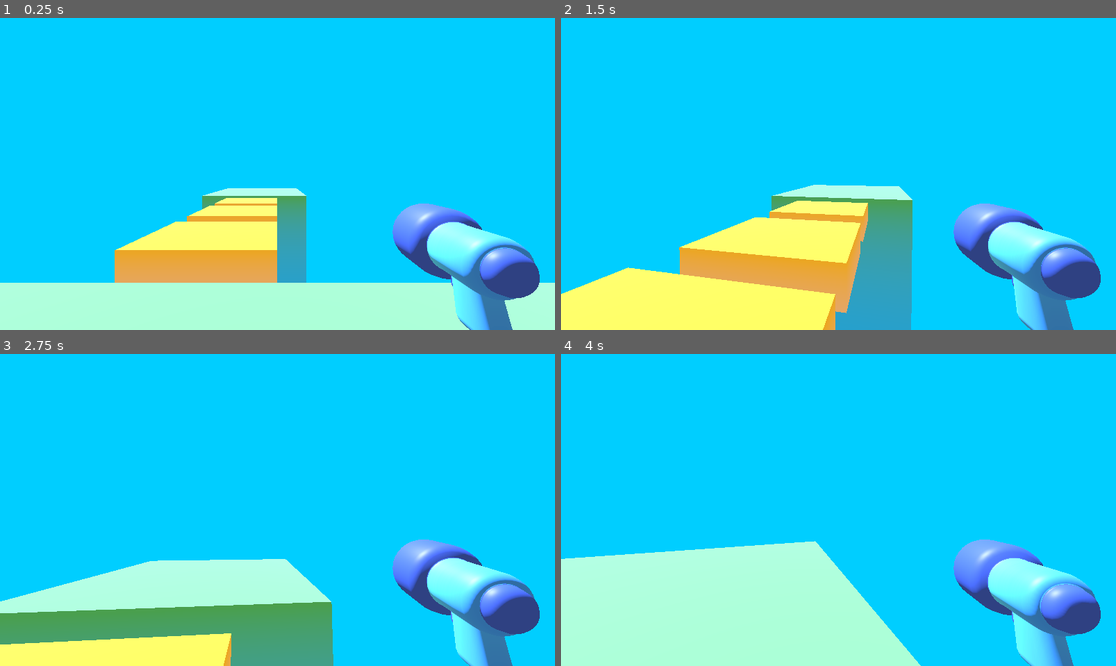
Above: before the commit, frames 1-4 (two rows, left to right).
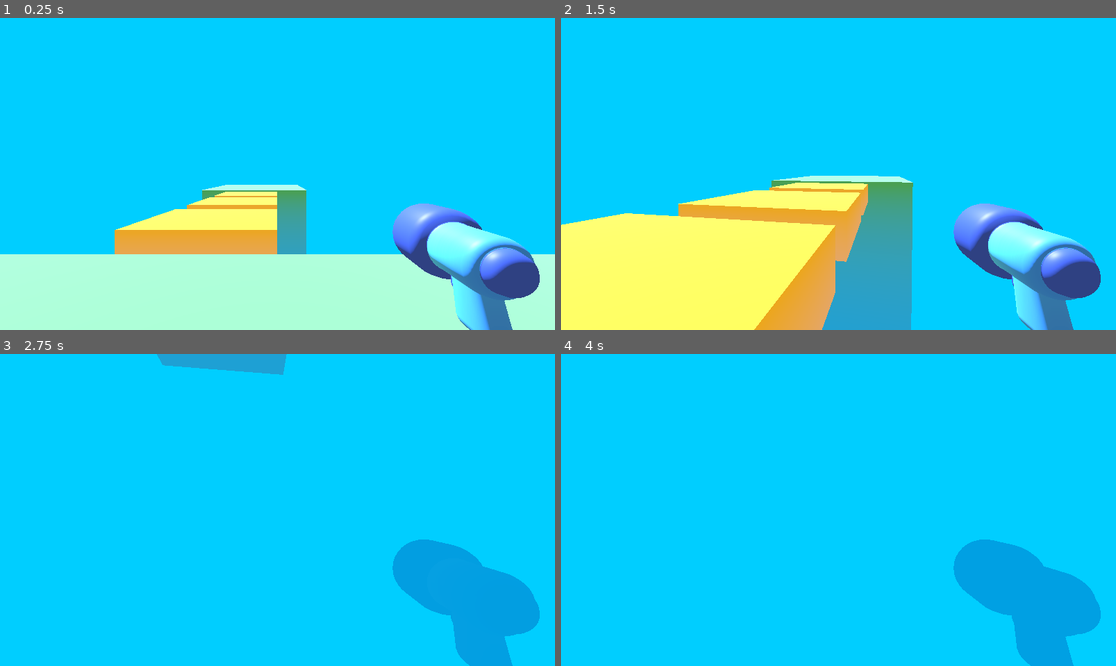
Above: after the commit, the same moments.

Repository: Vibhab-T/3D-Arena-Royale
Game: Godot game, scene res://assets/level/temporary_level.tscn
Two runs of this game, one before a commit and one after it. Both use one fixed random seed, a clock stepped at 60 frames per second and the inputs below.
Inputs (mouse positions are in pixels of both pictures, inside the frame that each line leads up to):
- Up to frame 1 (0.25 s): no input
- Up to frame 2 (1.5 s): tap Enter at 0.5 s; move the mouse to (866, 174) at 0.52 s; hold W (move_forward) from 0.53 s (still down); tap Space (jump, bound only after the commit) at 0.6, 0.77, 1.07, 1.35 s; move the mouse to (810, 174) at 1.27 s
- Up to frame 3 (2.75 s): keep holding W (move_forward); tap Space (jump, bound only after the commit) at 1.52, 1.82, 2.1 s; move the mouse to (288, 503) at 2.02 s
- Up to frame 4 (4 s): keep holding W (move_forward); move the mouse to (832, 516) at 2.77 s; tap Space (jump, bound only after the commit) at 2.85, 3.02, 3.32, 3.6, 3.77 s; move the mouse to (877, 513) at 3.52 s

The runs differ from the first frame. In frame 1, 11% of the frame differs, in the area x 0-100%, y 53-86%; in frame 2, 14%; in frame 3, 25%; in frame 4, 27%, in the area x 0-98%, y 59-100%.

Commit message:
added jump and gravity

Diff:
--- a/project.godot
+++ b/project.godot
@@ -41,6 +41,11 @@
 , Object(InputEventKey,"resource_local_to_scene":false,"resource_name":"","device":-1,"window_id":0,"alt_pressed":false …(186 unchanged characters)…
 ]
 }
+jump={
+"deadzone": 0.5,
+"events": [Object(InputEventKey,"resource_local_to_scene":false,"resource_name":"","device":-1,"window_id":0,"alt_pressed":false,"shift_pressed":false,"ctrl_pressed":false,"meta_pressed":false,"pressed":false,"keycode":0,"physical_keycode":32,"key_label":0,"unicode":32,"location":0,"echo":false,"script":null)
+]
+}
 
 [rendering]
 
--- a/scripts/player.gd
+++ b/scripts/player.gd
@@ -31,4 +31,9 @@
 	velocity.x = direction.x * SPEED
 	velocity.z = direction.z * SPEED
 
+	velocity.y -= 20.0 * delta
+	if Input.is_action_just_pressed("jump") and is_on_floor():
+		velocity.y = 10.0
+	elif Input.is_action_just_released("jump") and velocity.y > 0.0:
+		velocity.y = 0.0
 	move_and_slide();
